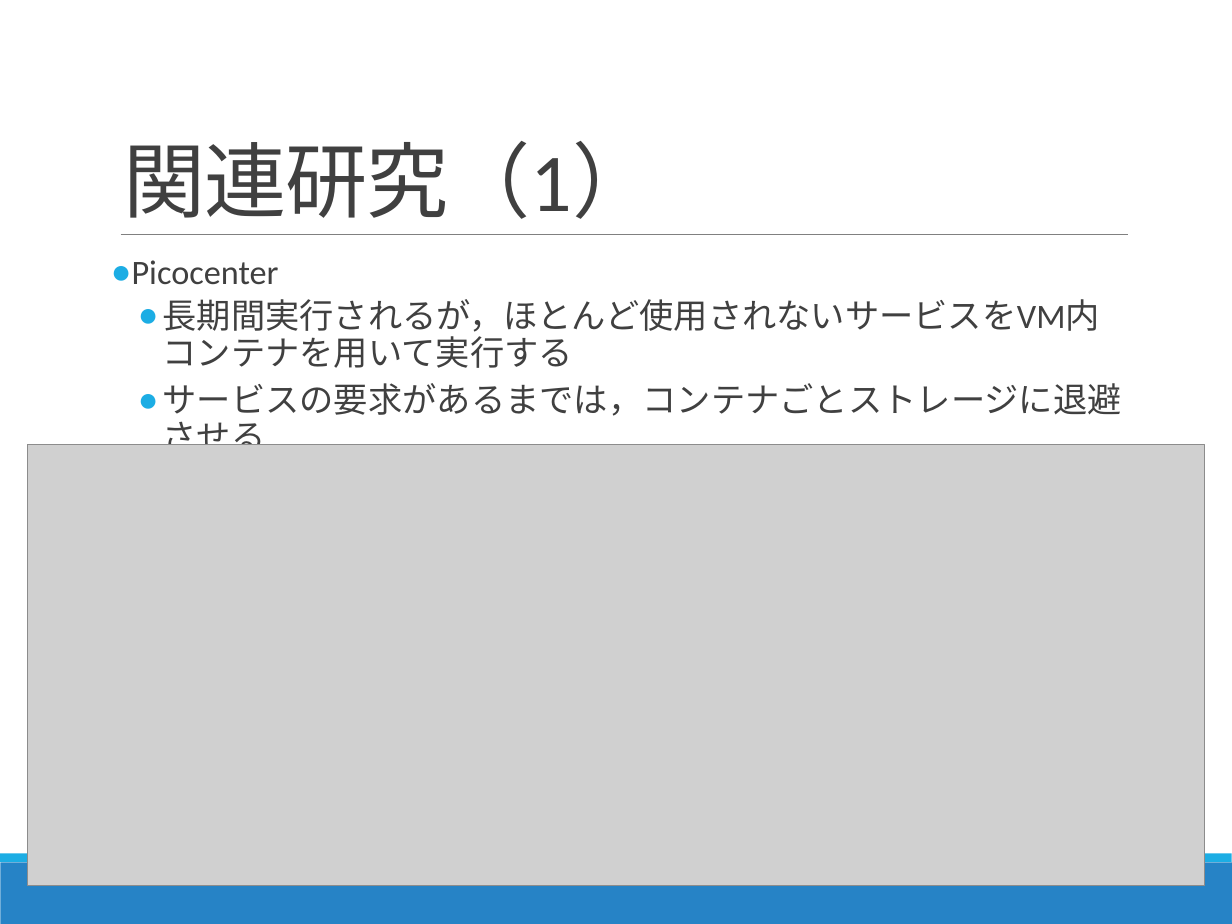
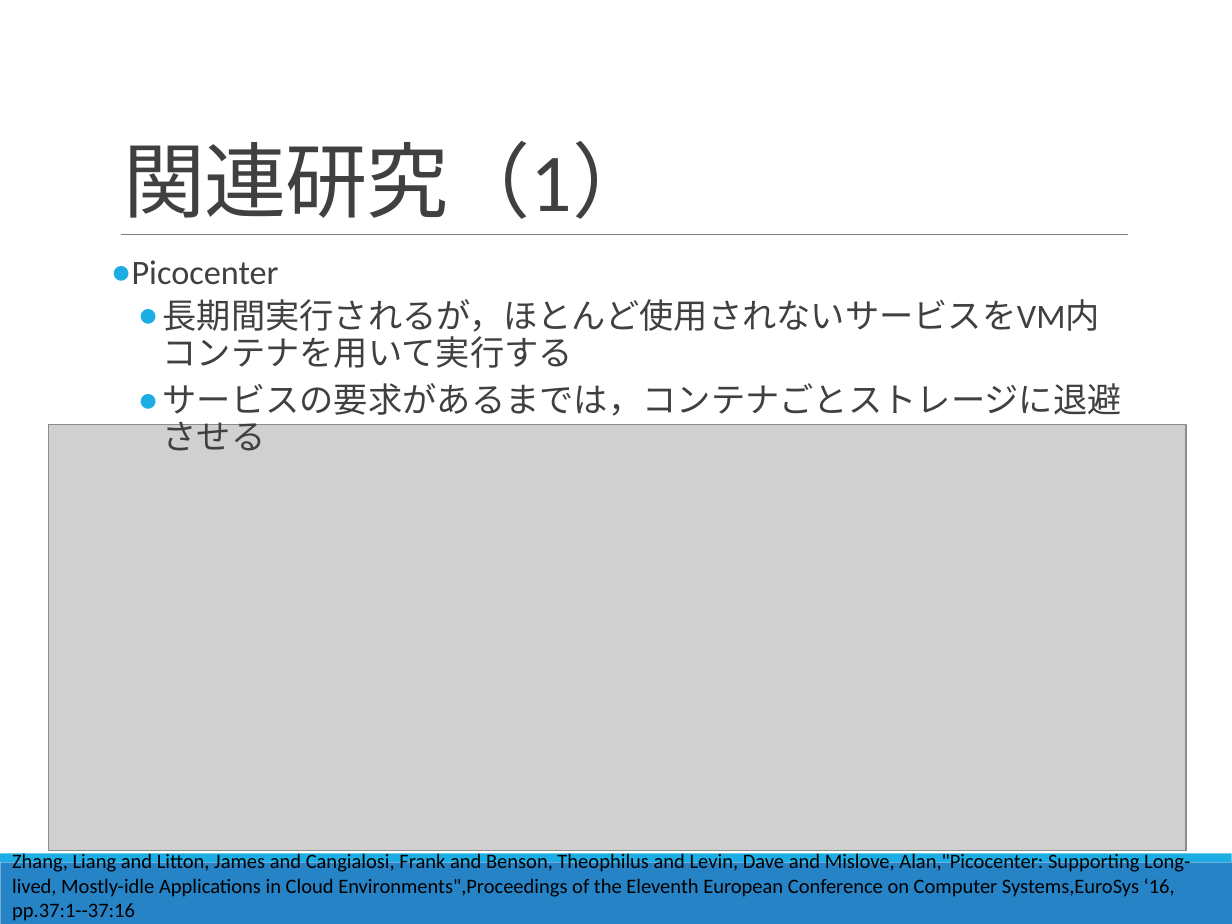
Before and after one commit to Kota0823/Document, a slide deck: slide 7 of 輪講2019-1_鈴木洸太.pptx. Drawn at 1232x924 pixels with LibreOffice and Linux fonts; fonts in the diff are those of the drawing; grey boxes stand for pictures. Boxes give left, top, right and bottom in pixels: in the first picture for what was removed or moved away, otherwise in the second. Text is boxed around its words. In the diff, an @@ line names an element or a change of style, - is before the commit and + after.

```diff
--- a/輪講2019-1_鈴木洸太.pptx
+++ b/輪講2019-1_鈴木洸太.pptx
@@ picture: place and size @@
-picture at bbox=[27, 445, 1205, 886]
+picture at bbox=[49, 425, 1186, 851]
@@ text added at bbox=[12, 851, 1190, 921], 12 pt, text #000000 @@
+Zhang, Liang and Litton, James and Cangialosi, Frank and Benson, Theophilus and Levin, Dave and Mislove, Alan,"Picocenter: Supporting Long-lived, Mostly-idle Applications in Cloud Environments",Proceedings of the Eleventh European Conference on Computer Systems,EuroSys ‘16, pp.37:1--37:16
```
Also in this commit, not shown: 1 other slide changed, 1 slide added.
